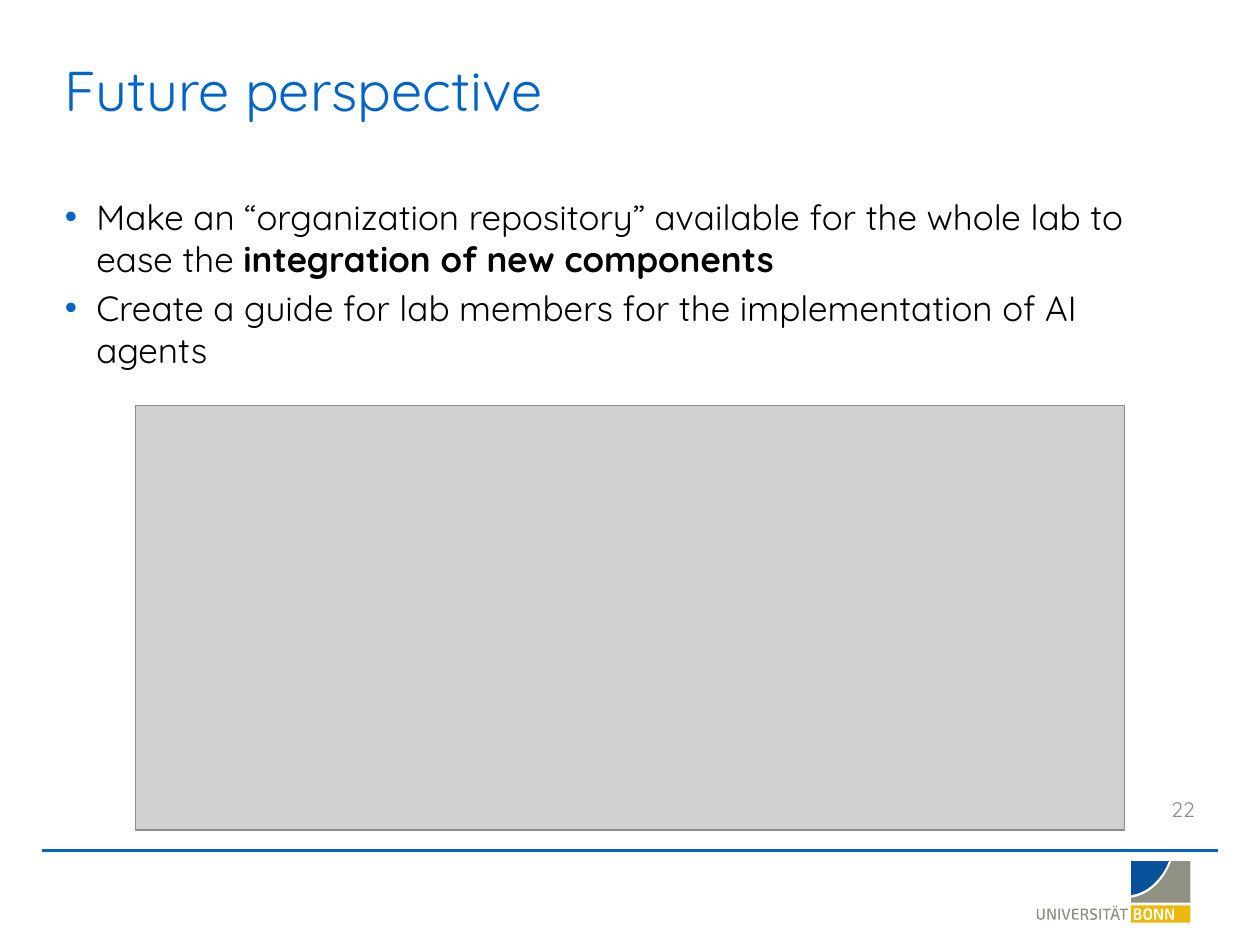
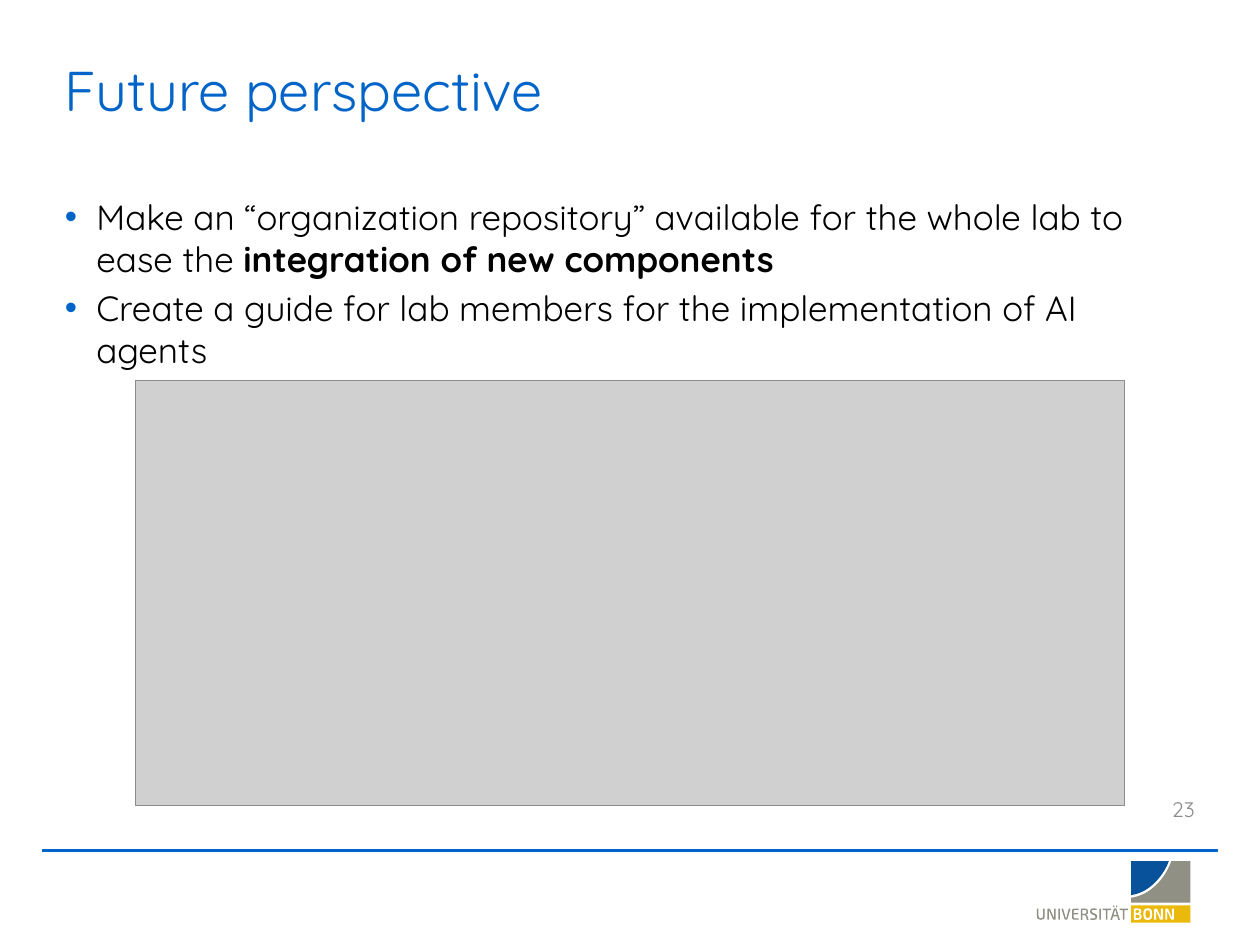
Before and after one commit to LSI-Uni-Bonn/ChemicHAL, a slide deck: slide 23 of slides/AI_Agent_Explainability.pptx (slide 22 before the commit). Drawn at 1260x945 pixels with LibreOffice and Linux fonts; fonts in the diff are those of the drawing; grey boxes stand for pictures; background and template pictures are left out. Boxes give left, top, right and bottom in pixels: in the first picture for what was removed or moved away, otherwise in the second. Text is boxed around its words. In the diff, an @@ line names an element or a change of style, - is before the commit and + after.

Commit message:
Update AI Agent Explainability slides with new workflow figure

```diff
--- a/slides/AI_Agent_Explainability.pptx
+++ b/slides/AI_Agent_Explainability.pptx
@@ picture: place and size @@
-picture at (135, 406, 1124, 830)
+picture at (135, 381, 1124, 805)
@@ page number at (1172, 802, 1195, 817): text changed @@
-22
+23
```
Also in this commit, not shown: 10 other slides changed, 6 slides added, 1 other file.
